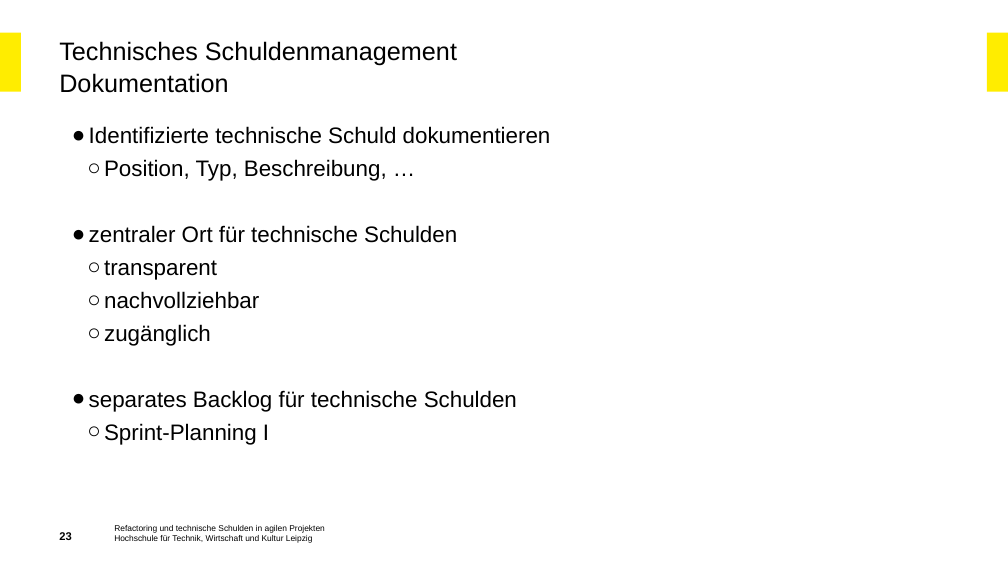
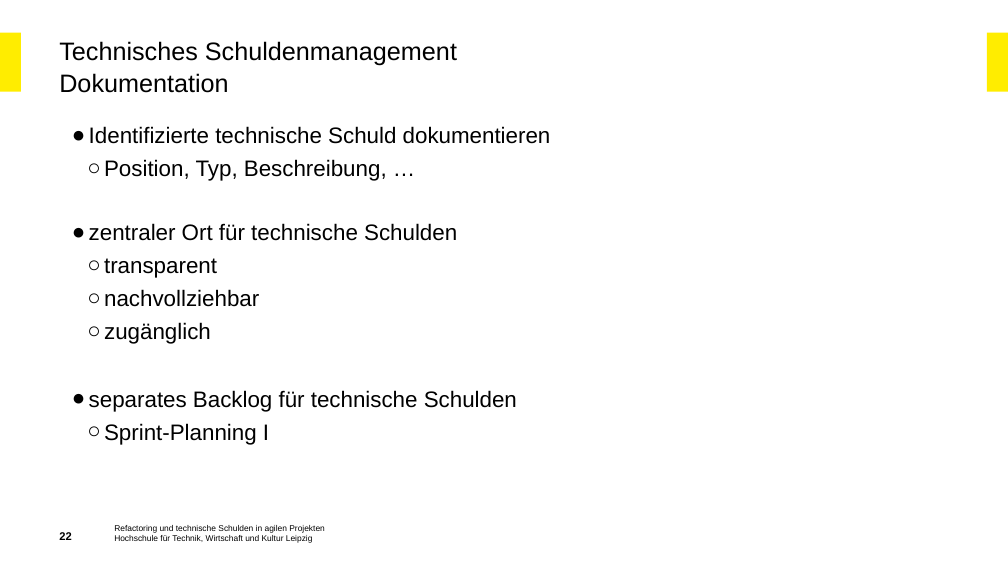
Before and after one commit to Beleg-03-Technische-Schulden/Abgabe, a slide deck: slide 22 of Beleg-03_Präsentation.pptx (slide 23 before the commit). Drawn at 1008x567 pixels with LibreOffice and Linux fonts; fonts in the diff are those of the drawing; background and template pictures are left out. Boxes give left, top, right and bottom in pixels: in the first picture for what was removed or moved away, otherwise in the second. Text is boxed around its words. In the diff, an @@ line names an element or a change of style, - is before the commit and + after.

```diff
--- a/Beleg-03_Präsentation.pptx
+++ b/Beleg-03_Präsentation.pptx
@@ text "zentraler Ort für technische Schulden" moved from (x1=89, y1=126, x2=551, y2=445) to (x1=89, y1=223, x2=457, y2=344) @@
```
Also in this commit, not shown: 13 other slides changed, 1 slide added, 2 slides removed.
